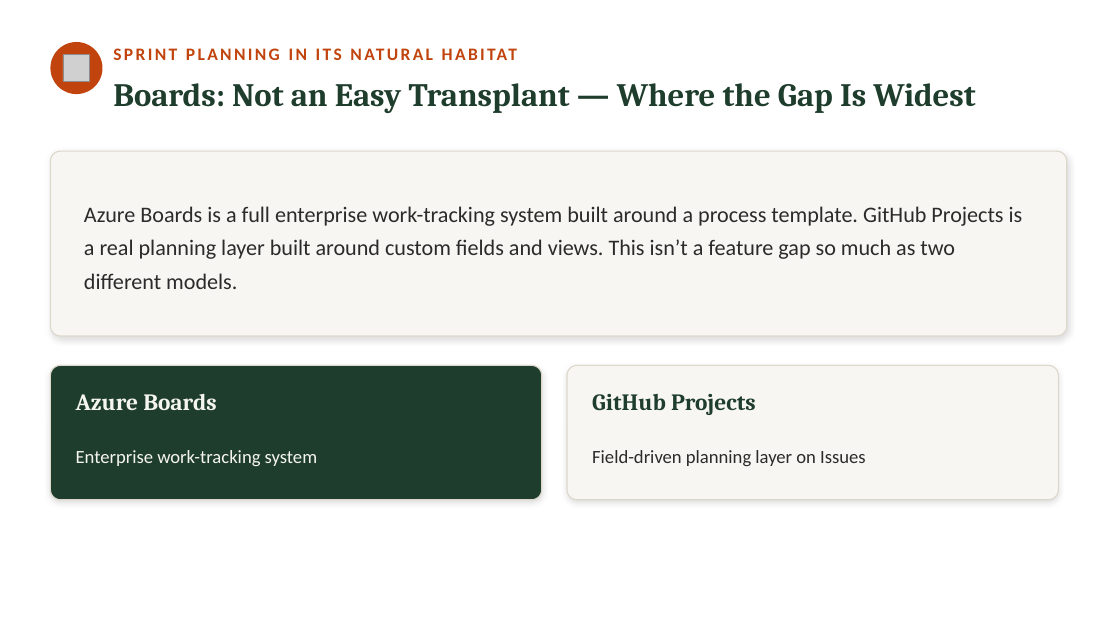
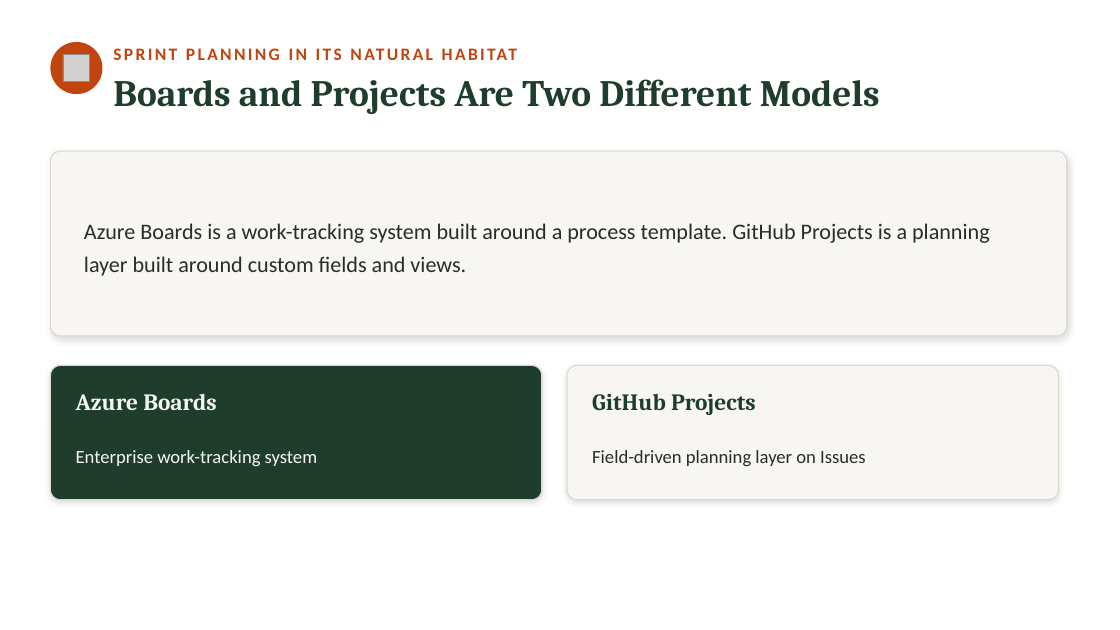
Before and after one commit to neumann1990/Azure_DevOps_To_GitHub, a slide deck: slide 30 of presentation/azure-devops-to-github-the-great-migration-FULL-DECK.pptx (slide 32 before the commit). Drawn at 1120x630 pixels with LibreOffice and Linux fonts; fonts in the diff are those of the drawing; grey boxes stand for pictures. Boxes give left, top, right and bottom in pixels: in the first picture for what was removed or moved away, otherwise in the second. Text is boxed around its words. In the diff, an @@ line names an element or a change of style, - is before the commit and + after.

```diff
--- a/presentation/azure-devops-to-github-the-great-migration-FULL-DECK.pptx
+++ b/presentation/azure-devops-to-github-the-great-migration-FULL-DECK.pptx
@@ text at <box>113,79,880,114</box>: text changed; size 28 to 32 pt @@
-Boards: Not an Easy Transplant — Where the Gap Is Widest
+Boards and Projects Are Two Different Models
@@ text at <box>84,223,990,276</box>: text changed @@
-Azure Boards is a full enterprise work-tracking system built around a process template. GitHub Projects is a real planning layer built around custom fields and views. This isn’t a feature gap so much as two different models.
+Azure Boards is a work-tracking system built around a process template. GitHub Projects is a planning layer built around custom fields and views.
```
Also in this commit, not shown: 19 other slides changed, 5 slides removed.
